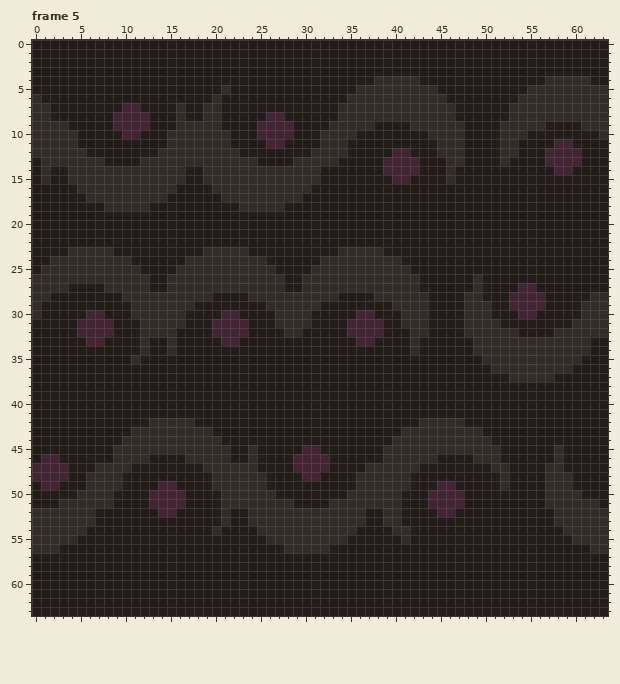
Two states of a pixel-art file, Ase/tiles.aseprite. The picture above is the old version.
64x64 pixels, 5 frames. Shown: frame 5.
And afterwards:
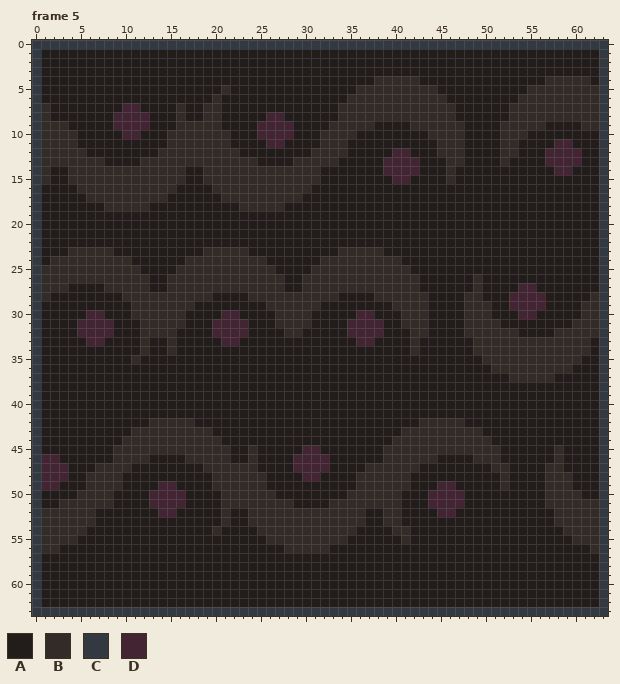
Palette (. is transparent): A #221c1a  B #322b28  C #333941  D #422433
Difference:
Changed rows in their new state; - is an unchanged pixel.
Frame 5, layer "Layer 1":
first column x 0:
 0 CCCCCCCCCCCCCCCCCCCCCCCCCCCCCCCCCCCCCCCCCCCCCCCCCCCCCCCCCCCCCCCC
 1 C--------------------------------------------------------------C
 2 C--------------------------------------------------------------C
 3 C--------------------------------------------------------------C
 4 C--------------------------------------------------------------C
 5 C--------------------------------------------------------------C
 6 C--------------------------------------------------------------C
 7 C--------------------------------------------------------------C
 8 C--------------------------------------------------------------C
 9 C--------------------------------------------------------------C
10 C--------------------------------------------------------------C
11 C--------------------------------------------------------------C
12 C--------------------------------------------------------------C
13 C--------------------------------------------------------------C
14 C--------------------------------------------------------------C
15 C--------------------------------------------------------------C
16 C--------------------------------------------------------------C
17 C--------------------------------------------------------------C
18 C--------------------------------------------------------------C
19 C--------------------------------------------------------------C
20 C--------------------------------------------------------------C
21 C--------------------------------------------------------------C
22 C--------------------------------------------------------------C
23 C--------------------------------------------------------------C
24 C--------------------------------------------------------------C
25 C--------------------------------------------------------------C
26 C--------------------------------------------------------------C
27 C--------------------------------------------------------------C
28 C--------------------------------------------------------------C
29 C--------------------------------------------------------------C
30 C--------------------------------------------------------------C
31 C--------------------------------------------------------------C
32 C--------------------------------------------------------------C
33 C--------------------------------------------------------------C
34 C--------------------------------------------------------------C
35 C--------------------------------------------------------------C
36 C--------------------------------------------------------------C
37 C--------------------------------------------------------------C
38 C--------------------------------------------------------------C
39 C--------------------------------------------------------------C
40 C--------------------------------------------------------------C
41 C--------------------------------------------------------------C
42 C--------------------------------------------------------------C
43 C--------------------------------------------------------------C
44 C--------------------------------------------------------------C
45 C--------------------------------------------------------------C
46 C--------------------------------------------------------------C
47 C--------------------------------------------------------------C
48 C--------------------------------------------------------------C
49 C--------------------------------------------------------------C
50 C--------------------------------------------------------------C
51 C--------------------------------------------------------------C
52 C--------------------------------------------------------------C
53 C--------------------------------------------------------------C
54 C--------------------------------------------------------------C
55 C--------------------------------------------------------------C
56 C--------------------------------------------------------------C
57 C--------------------------------------------------------------C
58 C--------------------------------------------------------------C
59 C--------------------------------------------------------------C
60 C--------------------------------------------------------------C
61 C--------------------------------------------------------------C
62 C--------------------------------------------------------------C
63 CCCCCCCCCCCCCCCCCCCCCCCCCCCCCCCCCCCCCCCCCCCCCCCCCCCCCCCCCCCCCCCC
